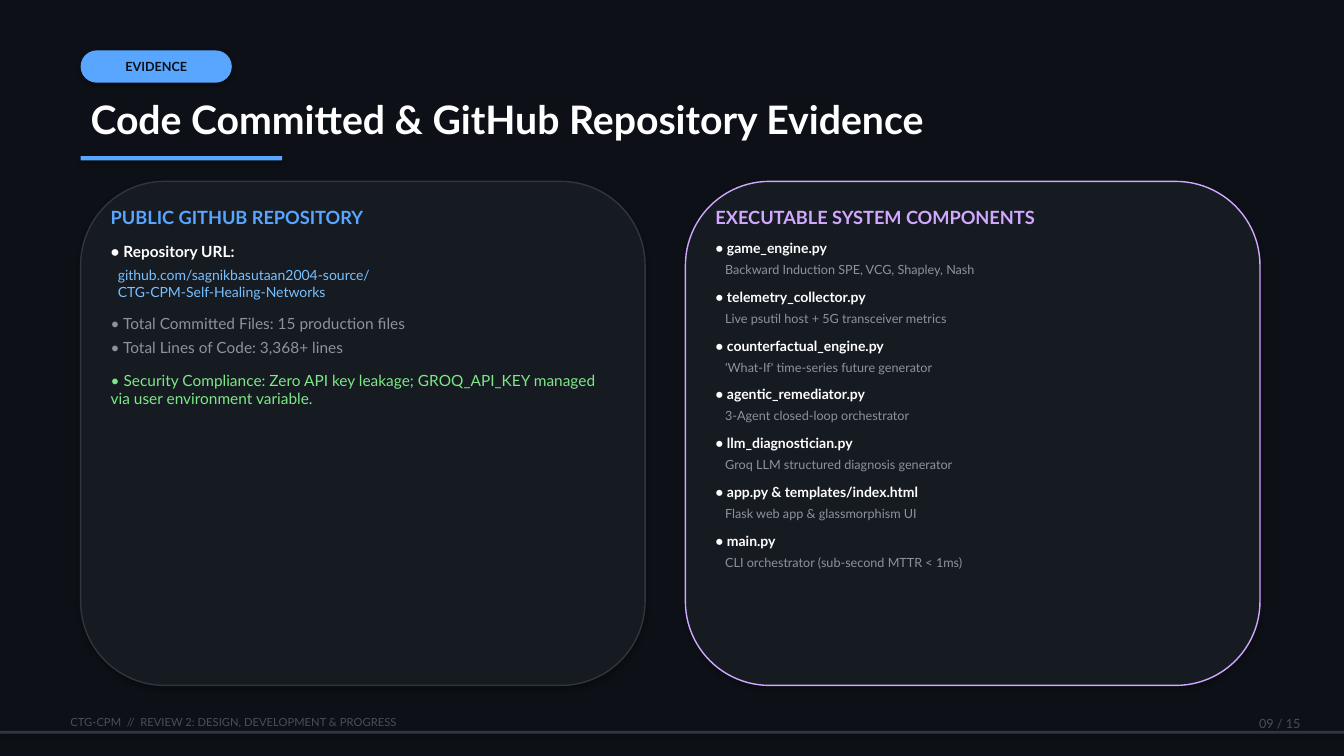
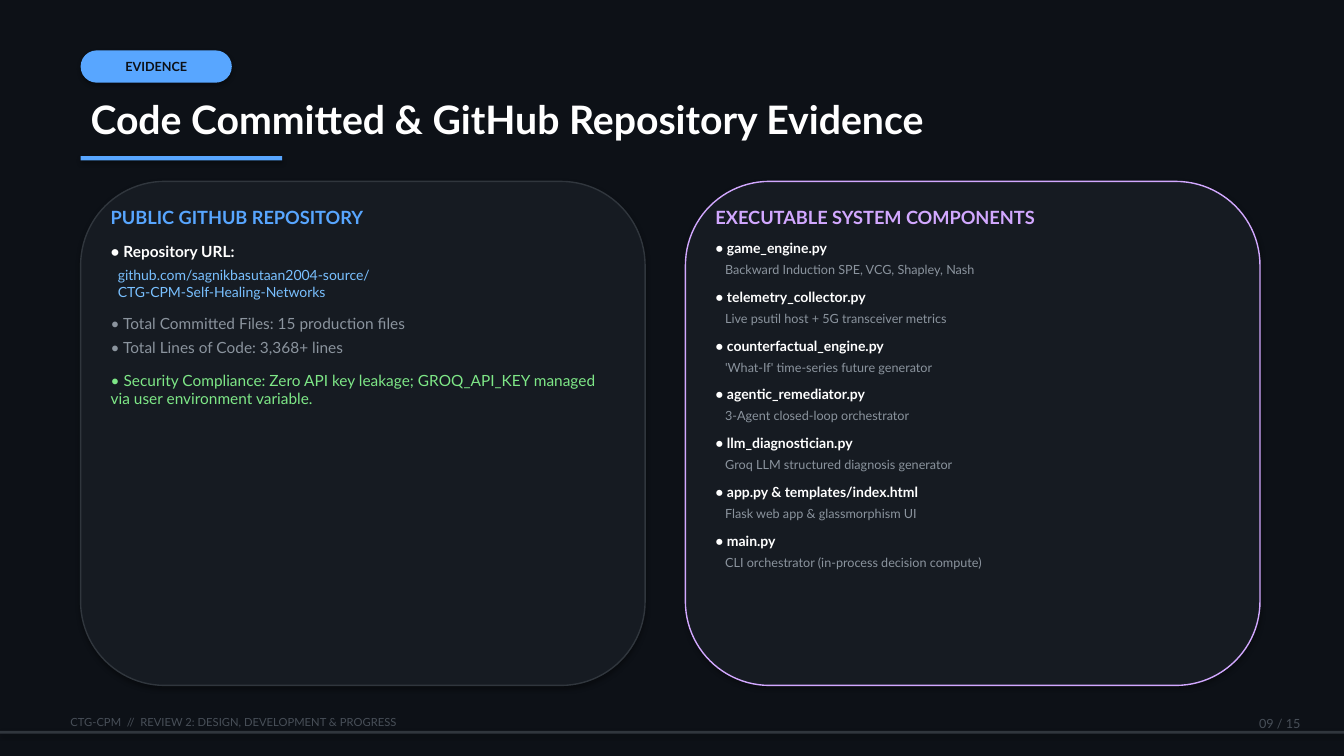
Before and after one commit to sagnikbasutaan2004-source/CTG-CPM-Self-Healing-Networks, a slide deck: slide 9 of CTG-CPM_Review2_Presentation.pptx. Drawn at 1344x756 pixels with LibreOffice and Linux fonts; fonts in the diff are those of the drawing. Boxes give left, top, right and bottom in pixels: in the first picture for what was removed or moved away, otherwise in the second. Text is boxed around its words. In the diff, an @@ line names an element or a change of style, - is before the commit and + after.

```diff
--- a/CTG-CPM_Review2_Presentation.pptx
+++ b/CTG-CPM_Review2_Presentation.pptx
@@ text at (725, 557, 982, 569): text changed @@
-CLI orchestrator (sub-second MTTR < 1ms)
+CLI orchestrator (in-process decision compute)
```
Also in this commit, not shown: 11 other slides changed, 27 other files.
